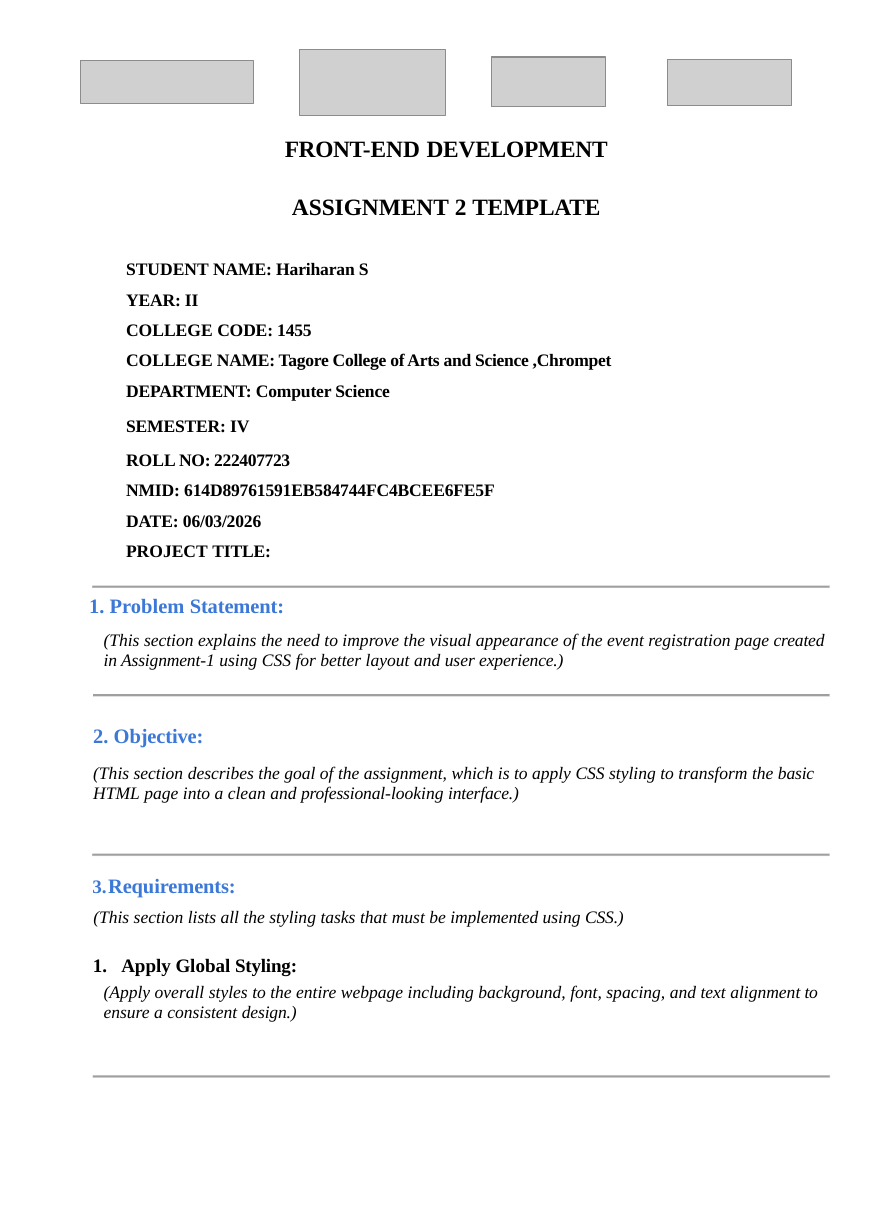
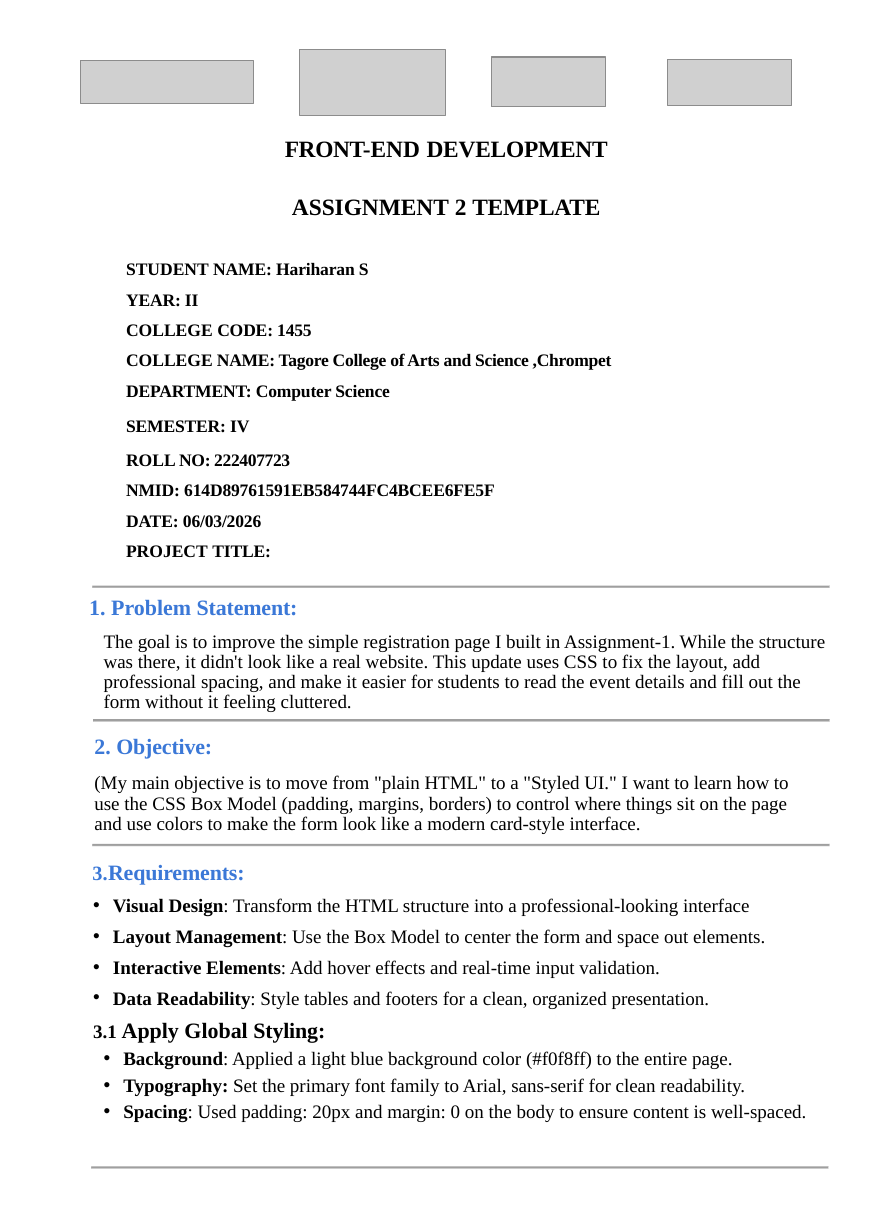
Before and after one commit to mr-heain/event-registration, a slide deck: slide 1 of ppt/FE Assignment template- 2.pptx. Drawn at 872x1232 pixels with LibreOffice and Linux fonts; fonts in the diff are those of the drawing; grey boxes stand for pictures. Boxes give left, top, right and bottom in pixels: in the first picture for what was removed or moved away, otherwise in the second. Text is boxed around its words. In the diff, an @@ line names an element or a change of style, - is before the commit and + after.

```diff
--- a/ppt/FE Assignment template- 2.pptx
+++ b/ppt/FE Assignment template- 2.pptx
@@ text at (89,599,298,616): size 14 to 15 pt in "1. Problem Statement:" @@
@@ text at (104,634,825,712): text changed; size 12 to 13 pt; italic off @@
-(This section explains the need to improve the visual appearance of the event registration page created in Assignment-1 using CSS for better layout and user experience.)
+The goal is to improve the simple registration page I built in Assignment-1. While the structure was there, it didn't look like a real website. This update uses CSS to fix the layout, add professional spacing, and make it easier for students to read the event details and fill out the form without it feeling cluttered.
@@ text "2. Objective:": place and size @@
-text "2. Objective:" at (93,729,814,803)
+text "2. Objective:" at (94,738,789,834)
@@ text at (94,738,212,759): size 14 to 15 pt in "2. Objective:" @@
@@ 6 freeform shapes: place and size @@
-6 freeform shapes at (93,694,830,697)
+6 freeform shapes at (93,719,830,722)
@@ text at (94,775,789,834): text changed; size 12 to 13 pt; italic off @@
-(This section describes the goal of the assignment, which is to apply CSS styling to transform the basic HTML page into a clean and professional-looking interface.)
+(My main objective is to move from "plain HTML" to a "Styled UI." I want to learn how to use the CSS Box Model (padding, margins, borders) to control where things sit on the page and use colors to make the form look like a modern card-style interface.
@@ text "Requirements:": place and size @@
-text "Requirements:" at (93,879,818,1022)
+text "Requirements:" at (93,865,806,1123)
@@ text at (108,865,245,885): size 14 to 15 pt in "Requirements:" @@
@@ 6 freeform shapes: place and size @@
-6 freeform shapes at (93,854,830,856)
+6 freeform shapes at (93,844,830,847)
@@ text at (93,898,806,1123): text changed; size 12 to 13 pt; italic off @@
-(This section lists all the styling tasks that must be implemented using CSS.)
-  1. Apply Global Styling:
-(Apply overall styles to the entire webpage including background, font, spacing, and text alignment to ensure a consistent design.)
+• Visual Design: Transform the HTML structure into a professional-looking interface
+• Layout Management: Use the Box Model to center the form and space out elements.
+• Interactive Elements: Add hover effects and real-time input validation.
+• Data Readability: Style tables and footers for a clean, organized presentation.
+3.1 Apply Global Styling:
+• Background: Applied a light blue background color (#f0f8ff) to the entire page.
+• Typography: Set the primary font family to Arial, sans-serif for clean readability.
+• Spacing: Used padding: 20px and margin: 0 on the body to ensure content is well-spaced.
@@ 6 freeform shapes: place and size @@
-6 freeform shapes at (93,1075,830,1078)
+6 freeform shapes at (92,1167,829,1169)
```
Also in this commit, not shown: 2 other slides changed.
